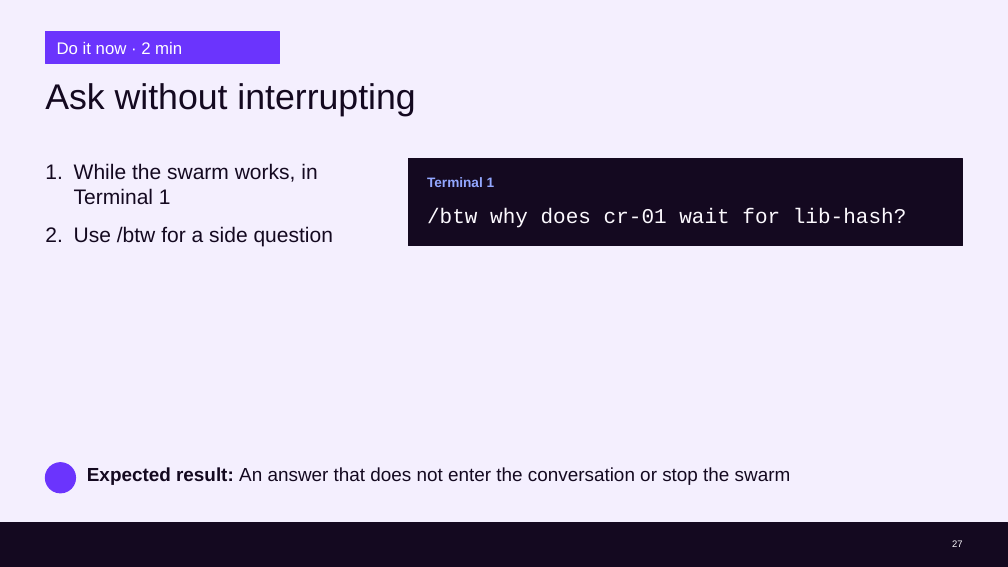
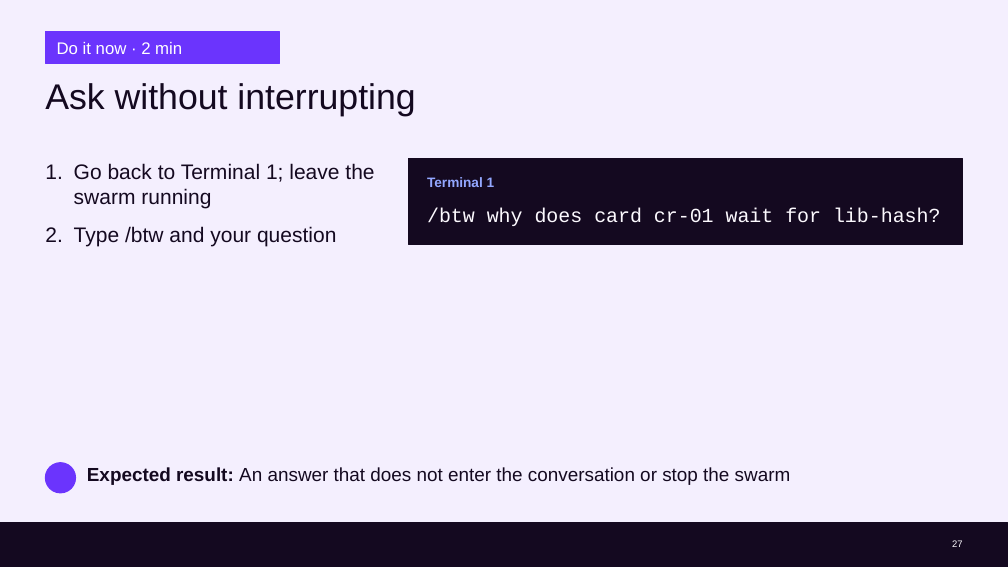
Before and after one commit to cx-guilherme-pinto/workshop-claude, a slide deck: slide 27 of slides/workshop.en.pptx. Drawn at 1008x567 pixels with LibreOffice and Linux fonts; fonts in the diff are those of the drawing; background and template pictures are left out. Boxes give left, top, right and bottom in pixels: in the first picture for what was removed or moved away, otherwise in the second. Text is boxed around its words. In the diff, an @@ line names an element or a change of style, - is before the commit and + after.

```diff
--- a/slides/workshop.en.pptx
+++ b/slides/workshop.en.pptx
@@ text at (74, 163, 374, 247): text changed @@
-1. While the swarm works, in Terminal 1
-2. Use /btw for a side question
+1. Go back to Terminal 1; leave the swarm running
+2. Type /btw and your question
@@ text at (427, 208, 940, 226): text changed; size 20 to 19 pt @@
-/btw why does cr-01 wait for lib-hash?
+/btw why does card cr-01 wait for lib-hash?
```
Also in this commit, not shown: 32 other slides changed, 12 other files.
